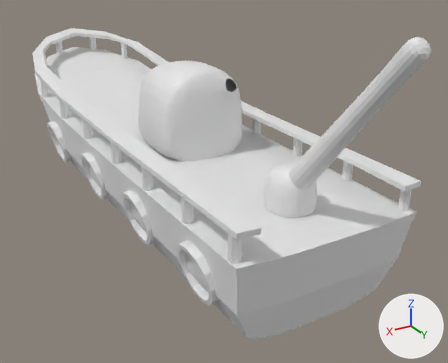
Two versions of the Blender file work/blender/ship.blend, one commit apart.
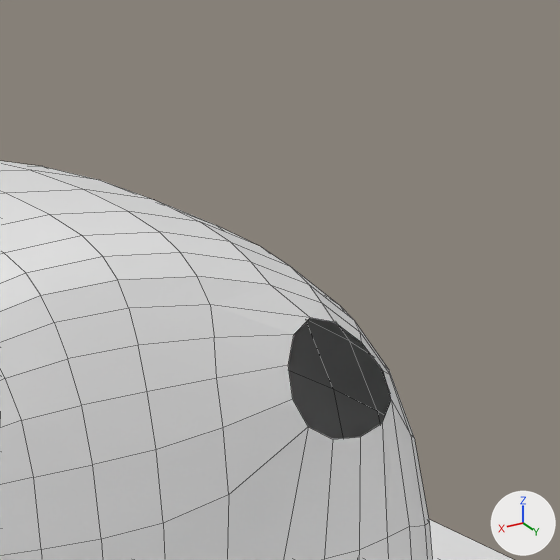
There are two pictures of each version: one whole from a camera (50 mm lens) standing at (3.1, 6.32, 3.4) and looking at (-0.32, 0.6, 0.55), one close up on the part from 43% to 57% of the width and 12% to 29% of the height. The lights are fixed; the arrows at lower right show +X, +Y and +Z. The close-ups show mesh edges as thin lines.

Before the edit, the objects in view are built like this:
```python
me_cube_004 = bpy.data.meshes.new('Cube.004')
me_cube_004.from_pydata(...)  # 36 vertices, 32 faces; spans x -0.5..0.5, y -0.9..0.61, z 0.0..1.0
# before: 4 (-0.15, 0.61, 0.72), 18 (-0.44, 0.5, 0.72), 20 (-0.22, 0.5, 0.94)
me_cube_008 = bpy.data.meshes.new('Cube.008')
me_cube_008.from_pydata(...)  # 36 vertices, 33 faces; spans x 0.0..0.95, y -3.61..2.93, z 1.21..1.74
ob_cabin = bpy.data.objects.new('Cabin', me_cube_004)
ob_cabin.location = (0.0, 0.297, 0.955)
_m = ob_cabin.modifiers.new('Subsurf', 'SUBSURF')
ob_shell_002 = bpy.data.objects.new('Shell.002', me_cube_008)
ob_shell_002.location = (0.0, 0.0, 0.0)
_m = ob_shell_002.modifiers.new('Mirror', 'MIRROR')
_m.use_clip = True
```
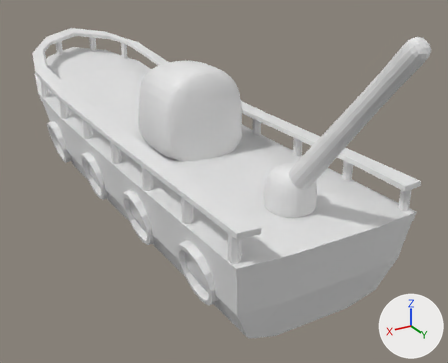
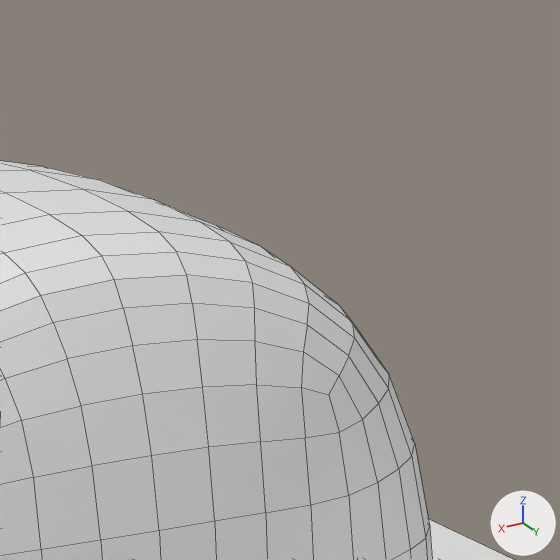
The change, as a diff of the scene's bpy script:
```diff
--- a/work/blender/ship.blend.py
+++ b/work/blender/ship.blend.py
@@ me_cube_004 @@
 me_cube_004.from_pydata(...)  # 36 vertices, 32 faces; spans x -0.5..0.5, y -0.9..0.61, z 0.0..1.0
 # used by ob_cabin; location = (0.0, 0.297, 0.955)
 # verts and faces of me_cube_004; kept vertices keep their numbers, new ones are numbered from 36
+# me_cube_004 part 1
+faces += [(4, 18, 20)]
```

What differs and where, as boxes [x1, y1, x2, y2] in the close-ups (560 x 560 px):
part 1 of me_cube_004, added
    after: [255, 309, 399, 513]
